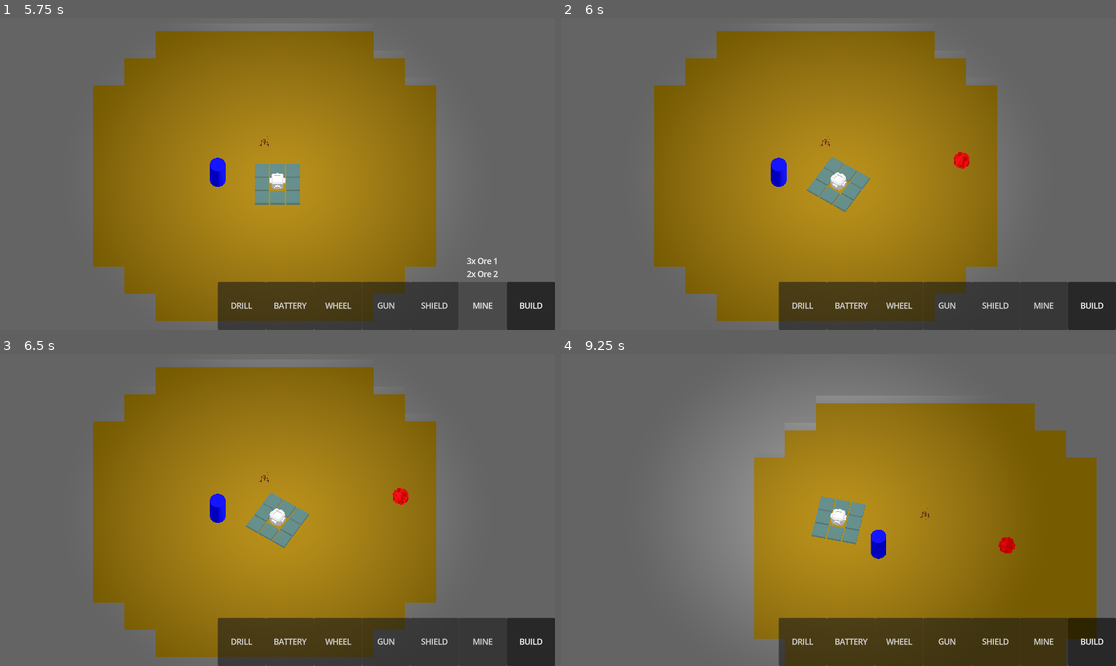
Above: before the commit, frames 1-4 (two rows, left to right).
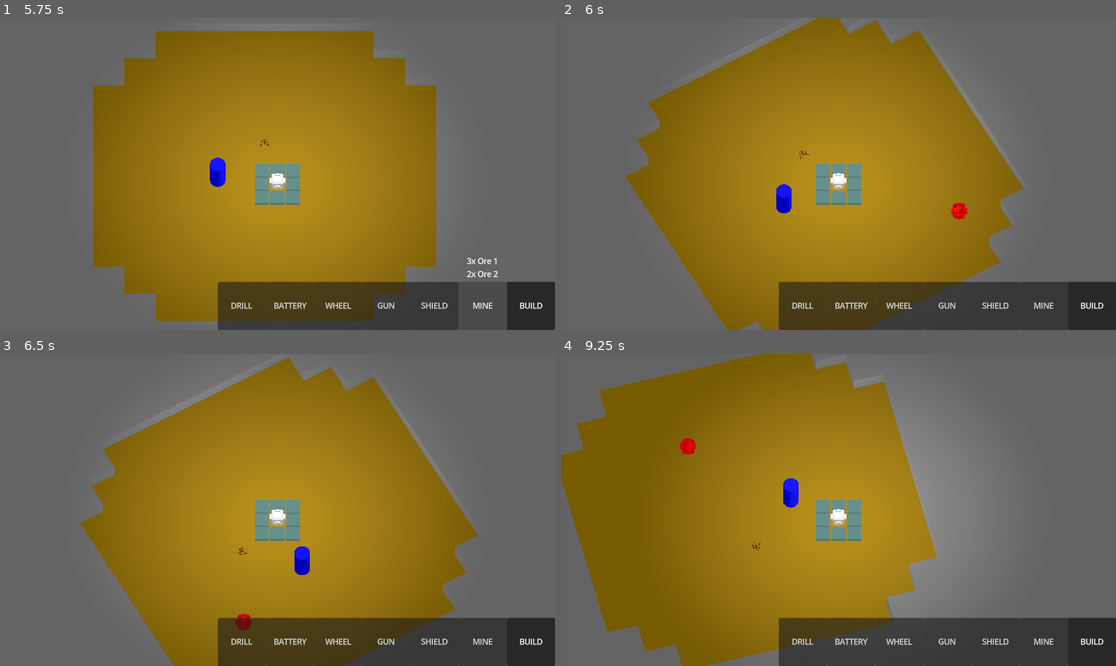
Above: after the commit, the same moments.

Repository: HedgeLizards/major
Game: Godot game, scene res://scenes/world.tscn
Two runs of this game, one before a commit and one after it. Both use one fixed random seed, a clock stepped at 60 frames per second and the inputs below. This scene is started directly instead of the project's main scene.
Inputs (mouse positions are in pixels of both pictures, inside the frame that each line leads up to):
- Up to frame 1 (5.75 s): click "BUILD" at 0.5 s; click "DRILL" at 1.25 s; click "BATTERY" at 2 s; click "WHEEL" at 2.75 s; click "GUN" at 3.5 s; click "SHIELD" at 4.25 s; click "MINE" at 5 s
- Up to frame 2 (6 s): tap Enter at 5.75 s; move the mouse to (960, 158) at 5.77 s; hold D (right) from 5.78 s (still down); click (960, 158) at 5.92 s
- Up to frame 3 (6.5 s): keep holding D (right)
- Up to frame 4 (9.25 s): move the mouse to (727, 525) at 6.52 s; release D (right) at 6.53 s; hold S (backward) 6.53-7.28 s; move the mouse to (894, 441) at 7.27 s; hold D (right) 7.28-8.03 s; move the mouse to (810, 572) at 8.02 s; hold W (forward) 8.03-8.78 s; click (810, 572) at 8.17 s; move the mouse to (1005, 556) at 8.77 s; hold A (left) from 8.78 s (still down)

Frame 1 is identical in both runs. In frame 2, 7.6% of the frame differs, in the area x 11-84%, y 0-100%; in frame 3, 10%; in frame 4, 61%, in the area x 0-97%, y 0-100%.
Error before the commit: Attempt to call function 'dig' in base 'null instance' on a null instance. (res://code/Vehicle.gd:176)

Commit message:
collision with environment

Diff:
--- a/code/Vehicle.gd
+++ b/code/Vehicle.gd
@@ -1,4 +1,4 @@
-extends Node3D
+extends RigidBody3D
 
 var Free = preload('res://scenes/free.tscn')
 var Drill = preload('res://scenes/drill.tscn')
@@ -168,9 +168,18 @@
 	if input.rot != 0:
 		move_placeholder(get_viewport().get_mouse_position())
 	var rot: float = -rotation_speed * input.rot * delta
-	var speed: float = -forward_speed * input.speed * delta
-	$Body.rotation.y += rot
-	var vel := Vector2(0, speed).rotated($Body.rotation.y)
-	position.x -= vel.x
-	position.z += vel.y
-	$/root/Multiplayer/World/World/Environment.dig($Body.global_position)
+	# var speed: float = -forward_speed * input.speed * delta
+#	rotation.y += rot
+	# var vel := Vector2(0, speed).rotated(rotation.y)
+	# position.x -= vel.x
+	# position.z += vel.y
+	# $/root/Multiplayer/World/World/Environment.dig($Body.global_position)
+
+func _integrate_forces(state):
+	var velocity = Vector2()
+
+
+	state.angular_velocity = Vector3(0, -input.rot * rotation_speed,0).rotated(Vector3(0, 1, 0), rotation.y)
+#	rotation.y += input.rot * rotation_speed
+
+	state.linear_velocity = Vector3(0, 0, -input.speed * forward_speed).rotated(Vector3(0, 1, 0), rotation.y)
--- a/scenes/tiles/rock.tscn
+++ b/scenes/tiles/rock.tscn
@@ -1,6 +1,14 @@
-[gd_scene load_steps=2 format=3 uid="uid://52ybwn26jc0y"]
+[gd_scene load_steps=3 format=3 uid="uid://52ybwn26jc0y"]
 
 [sub_resource type="BoxMesh" id="BoxMesh_ca1kp"]
 
-[node name="MeshInstance3D" type="MeshInstance3D"]
+[sub_resource type="BoxShape3D" id="BoxShape3D_oktn3"]
+
+[node name="StaticBody3D" type="StaticBody3D"]
+
+[node name="MeshInstance3D" type="MeshInstance3D" parent="."]
 mesh = SubResource("BoxMesh_ca1kp")
+skeleton = NodePath("../CollisionShape3D")
+
+[node name="CollisionShape3D" type="CollisionShape3D" parent="."]
+shape = SubResource("BoxShape3D_oktn3")
--- a/scenes/vehicle.tscn
+++ b/scenes/vehicle.tscn
@@ -9,13 +9,13 @@
 properties/0/spawn = true
 properties/0/sync = true
 properties/0/watch = true
-properties/1/path = NodePath("Body:rotation")
+properties/1/path = NodePath(".:player")
 properties/1/spawn = true
-properties/1/sync = true
-properties/1/watch = true
-properties/2/path = NodePath(".:player")
+properties/1/sync = false
+properties/1/watch = false
+properties/2/path = NodePath(".:rotation")
 properties/2/spawn = true
-properties/2/sync = false
+properties/2/sync = true
 properties/2/watch = false
 
 [sub_resource type="SceneReplicationConfig" id="SceneReplicationConfig_db0ja"]
@@ -28,12 +28,18 @@
 properties/1/sync = true
 properties/1/watch = false
 
-[node name="Vehicle" type="Node3D"]
+[sub_resource type="BoxShape3D" id="BoxShape3D_8pbls"]
+
+[node name="Vehicle" type="RigidBody3D"]
+axis_lock_linear_y = true
+axis_lock_angular_x = true
+axis_lock_angular_z = true
 script = ExtResource("2_ewdcd")
 
 [node name="Camera3D" type="Camera3D" parent="."]
 transform = Transform3D(1, -6.50845e-16, 1.74393e-16, 1.74393e-16, 0.5, 0.866025, -6.50845e-16, -0.866026, 0.5, 2.08165e-12, 8, 4.083)
 projection = 1
+fov = 37.8493
 size = 20.0
 
 [node name="Body" type="Node3D" parent="."]
@@ -51,3 +57,6 @@
 [node name="PlayerInput" type="MultiplayerSynchronizer" parent="."]
 replication_config = SubResource("SceneReplicationConfig_db0ja")
 script = ExtResource("3_8kft6")
+
+[node name="CollisionShape3D" type="CollisionShape3D" parent="."]
+shape = SubResource("BoxShape3D_8pbls")
Not shown: 1 places in scenes/vehicle.tscn that only renumber resources
